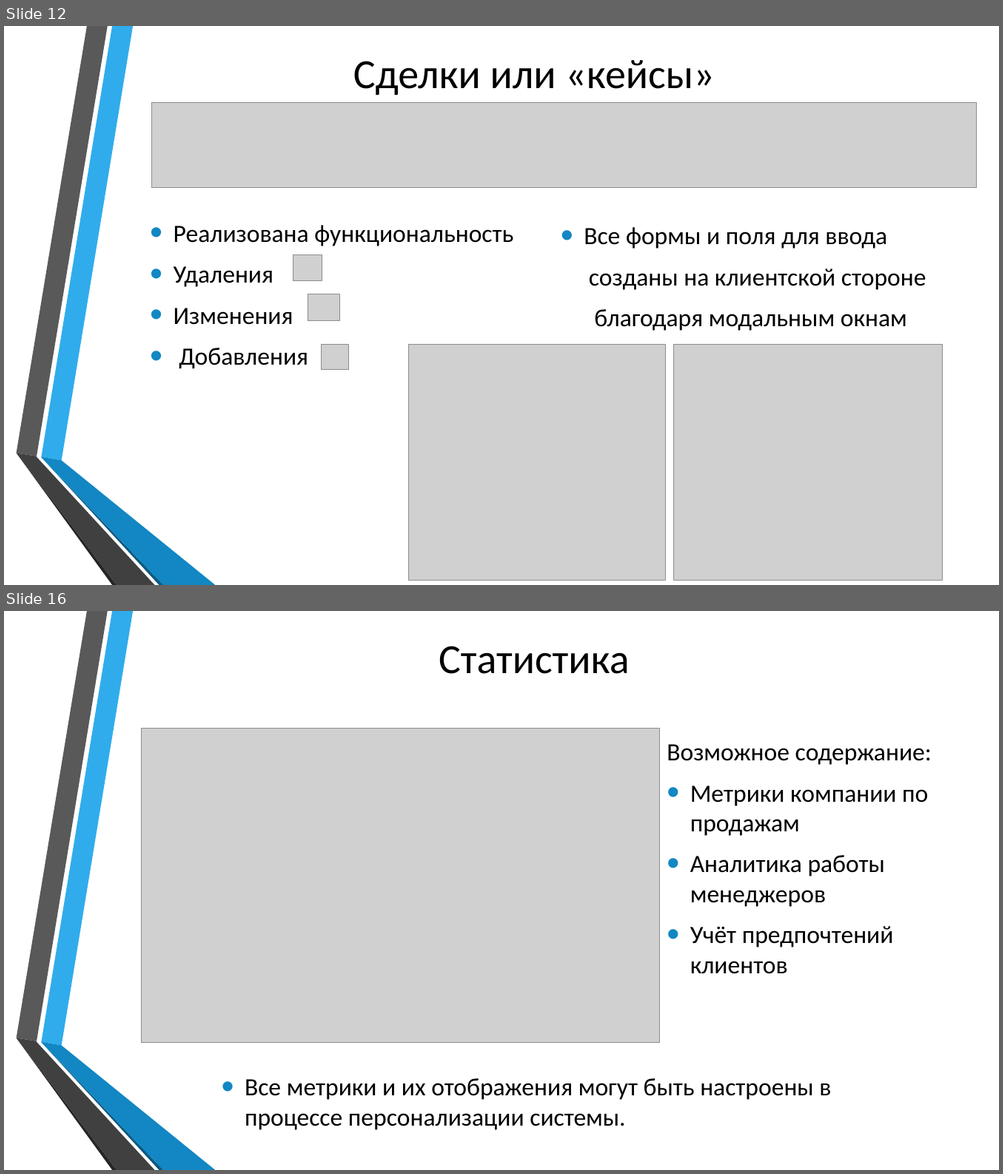
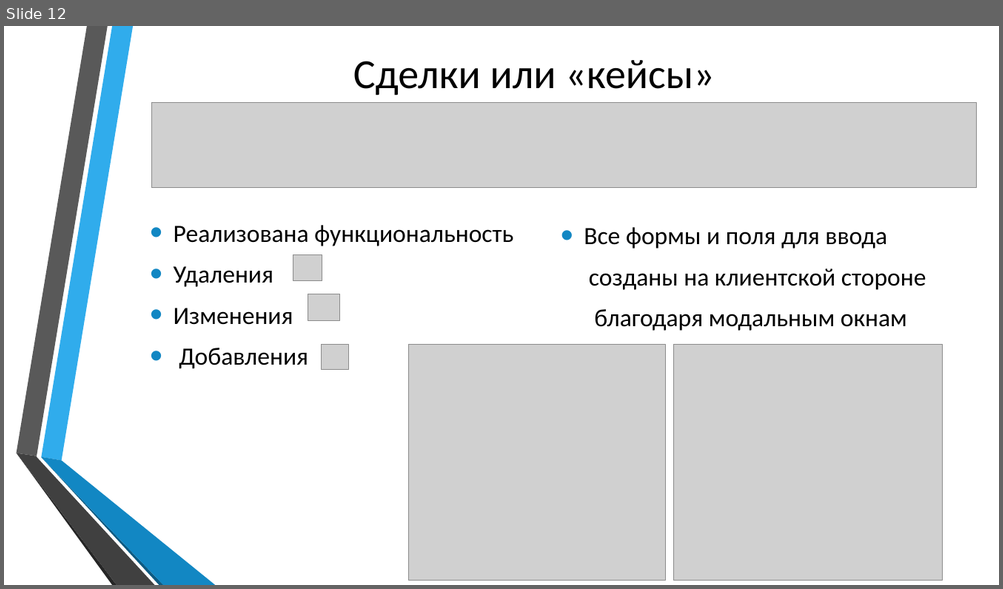
Before and after one commit to Yaroher2442/diplom-dev, a slide deck: diplom_preza.pptx. Shown one above the other, each under a label of ours: slides 12 and 16 before the commit, slide 12 after it; the slides between them are not shown. The pictures are 1003x1174 and 1003x589 pixels, drawn with LibreOffice and Linux fonts; fonts in the diff are those of the drawing; grey boxes stand for pictures; background and template pictures are left out. Boxes give left, top, right and bottom in pixels: in the first picture for what was removed or moved away, otherwise in the second. Text is boxed around its words. In the diff, an @@ line names an element or a change of style, - is before the commit and + after.

```diff
--- a/diplom_preza.pptx
+++ b/diplom_preza.pptx
@@ slide 16 removed at (4, 611, 999, 1170), background picture (left out); not listed: 6 template elements that a slide beside it also shows @@
@@ title removed at (438, 646, 629, 674) @@
-Статистика
@@ picture removed at (142, 728, 659, 1043) @@
@@ text removed at (666, 744, 931, 974) @@
-Возможное содержание:
-• Метрики компании по продажам
-• Аналитика работы менеджеров
-• Учёт предпочтений клиентов
@@ text removed at (244, 1079, 831, 1130) @@
-• Все метрики и их отображения могут быть настроены в процессе персонализации системы.
```
Also in this commit, not shown: 10 slides changed, 1 other file.
